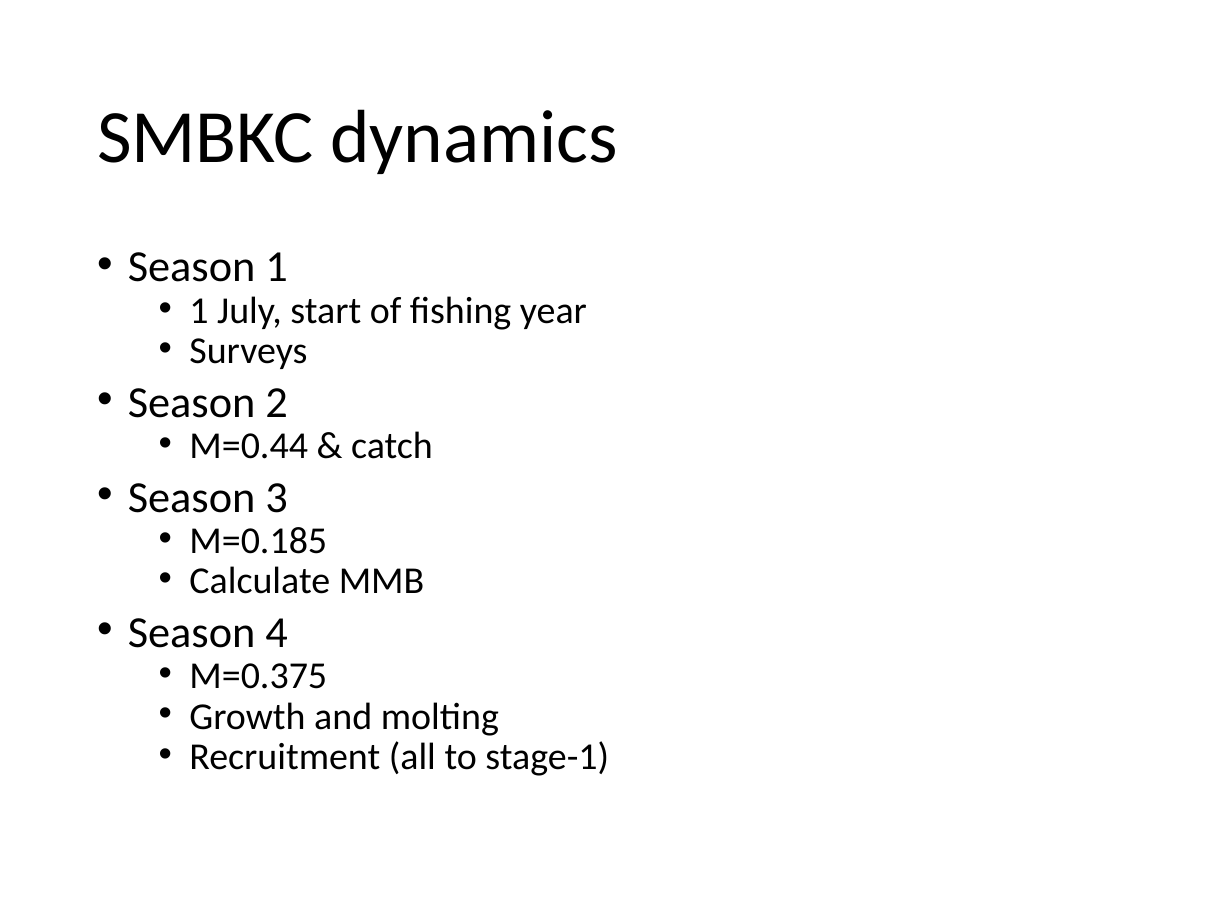
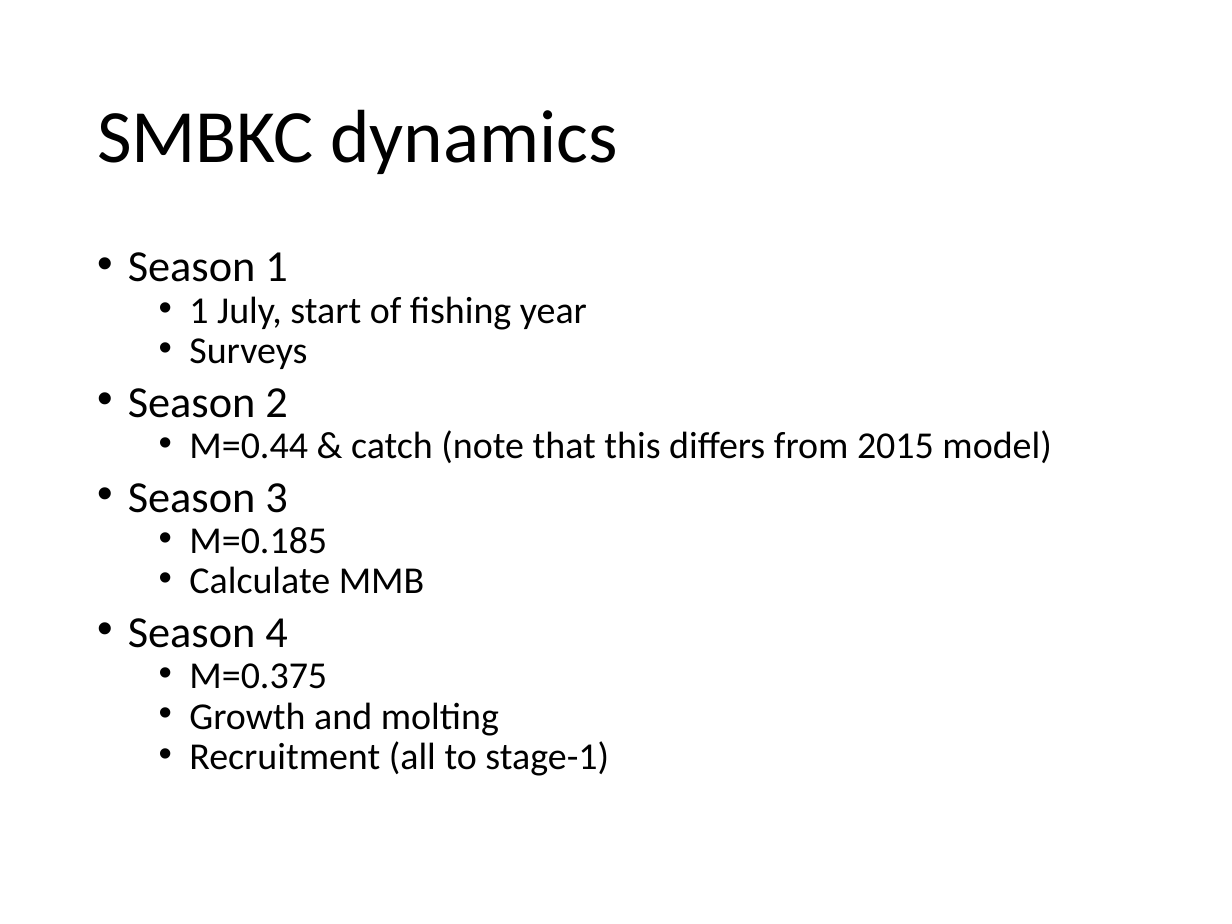
Before and after one commit to seacode/gmacs, a slide deck: slide 9 of docs/smbkc/smbkc.pptx. Drawn at 1232x924 pixels with LibreOffice and Linux fonts; fonts in the diff are those of the drawing. Boxes give left, top, right and bottom in pixels: in the first picture for what was removed or moved away, otherwise in the second. Text is boxed around its words. In the diff, an @@ line names an element or a change of style, - is before the commit and + after.

Commit message:
minor edits to SMBKC document

```diff
--- a/docs/smbkc/smbkc.pptx
+++ b/docs/smbkc/smbkc.pptx
@@ text at (189, 430, 1051, 463): text changed @@
-  • M=0.44 & catch
+  • M=0.44 & catch (note that this differs from 2015 model)
```
Also in this commit, not shown: 5 other files.
